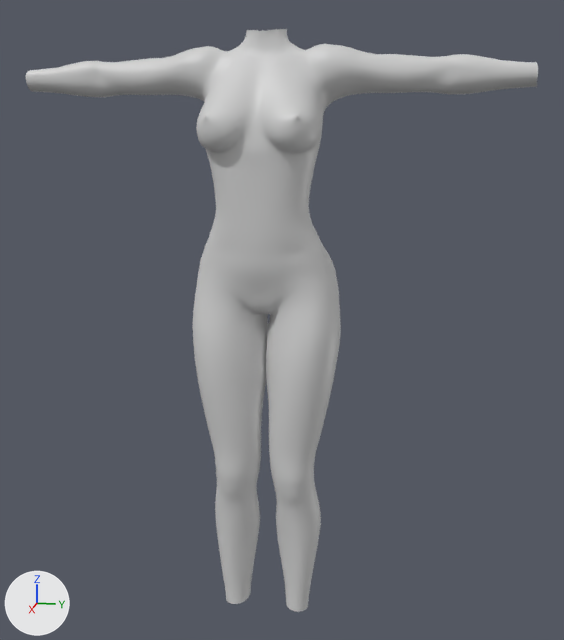
Before and after pictures for a commit that changed the COLLADA model Mesh/Avatar Ruth/Sundance Haiku/RC3_Edits/RC3_Final/Release3_Lower_15.dae.
Before and after are seen from a 50 mm camera at (1.872, 0.414, 1.408) aimed at (-0.016, 0.037, 0.936). Every picture has the same lights, and +X, +Y and +Z are marked at lower left. Where no turn or scale is listed for an object, it has been applied to the vertices. Vertices at the same position are counted once.

Names of what the first picture shows: 'r2BODY_lower_SundanceUV_RC3'.
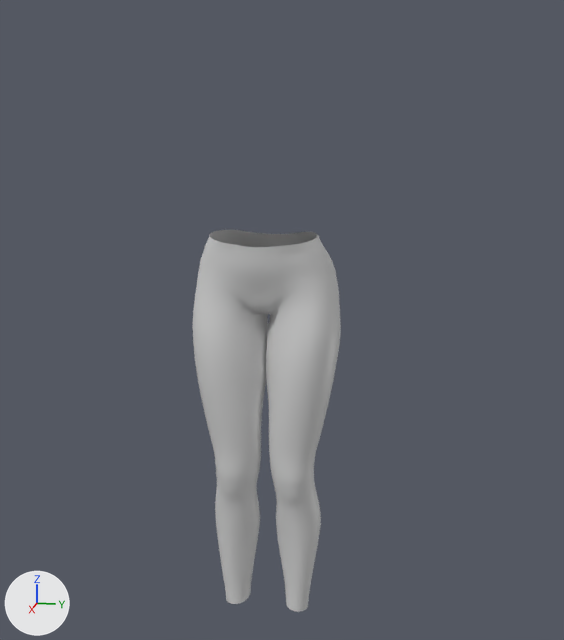
Location of each change, (x1, y1, x2, y2) in pixels of the pictures (564 x 640 px):
'r2BODY_lower_SundanceUV_RC3', reshaped (71% narrower, 34% shorter)
    before: (26, 29, 538, 612)
    after: (193, 230, 341, 612)
part 1 of me_r2body_lower_sundanceuv_rc3, deleted
    before: (26, 29, 538, 247)

Patch to the scene script:
```diff
--- a/Mesh/Avatar Ruth/Sundance Haiku/RC3_Edits/RC3_Final/Release3_Lower_15.dae.py
+++ b/Mesh/Avatar Ruth/Sundance Haiku/RC3_Edits/RC3_Final/Release3_Lower_15.dae.py
@@ me_r2body_lower_sundanceuv_rc3 @@
 # used by ob_r2body_lower_sundanceuv_rc3; location = (0.0, 0.0, 0.0)
-me_r2body_lower_sundanceuv_rc3.from_pydata(...)  # 5757 vertices, 5736 faces; spans x -0.144..0.151, y -0.616..0.616, z 0.143..1.631
+me_r2body_lower_sundanceuv_rc3.from_pydata(...)  # 2476 vertices, 2446 faces; spans x -0.144..0.108, y -0.187..0.187, z 0.143..1.16
+# me_r2body_lower_sundanceuv_rc3 part 1: 3281 vertices removed from x -0.1..0.151, y -0.616..0.616, z 1.152..1.631
 me_r2body_lower_sundanceuv_rc3.materials.append(mat_mat_feet_flat)
 me_r2body_lower_sundanceuv_rc3.materials.append(mat_mat_body_lower)
-me_r2body_lower_sundanceuv_rc3.materials.append(mat_mat_body_upper)  # light grey #d1d1d1
```
